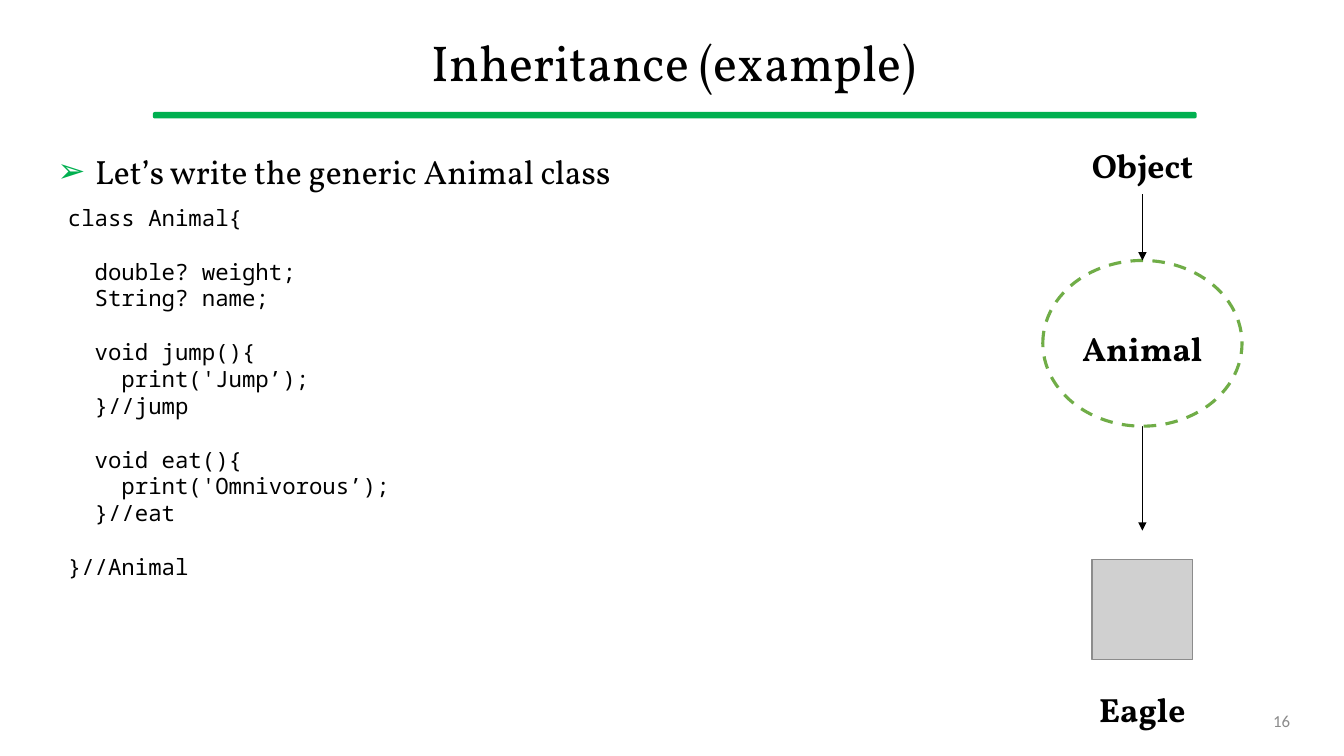
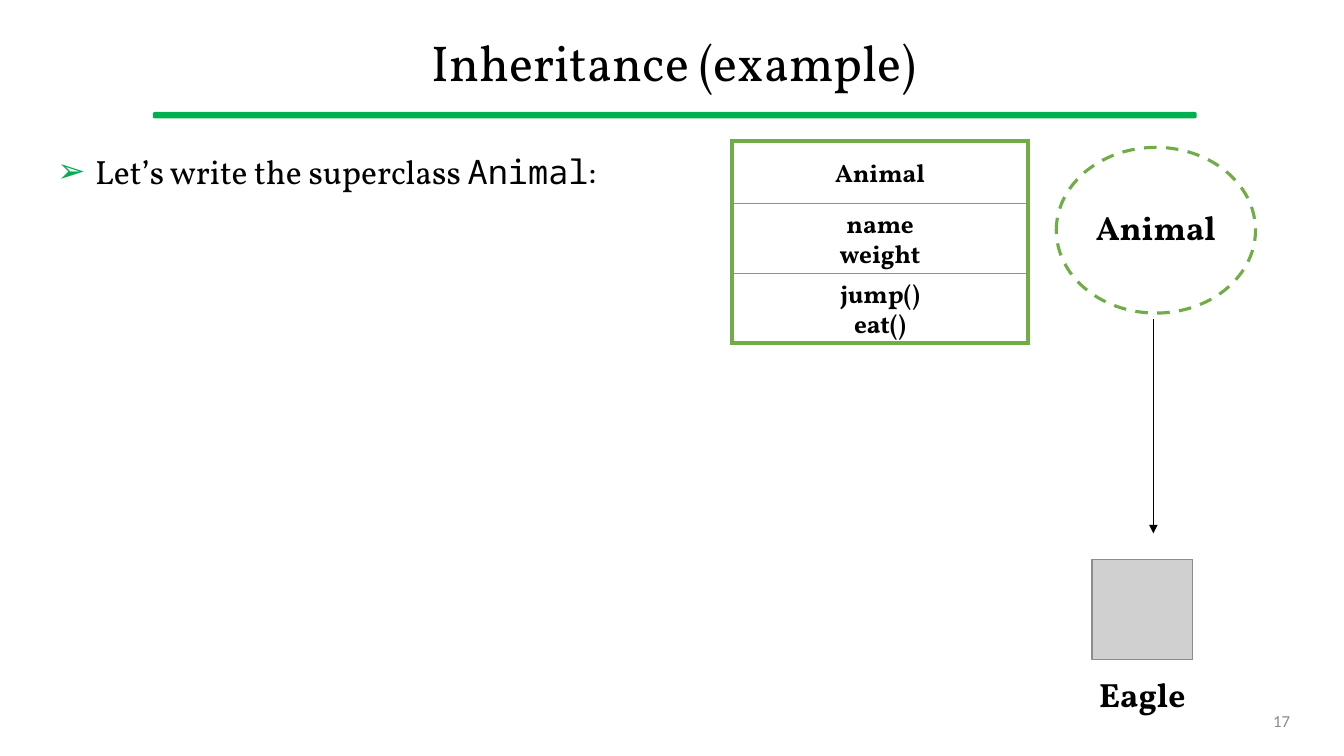
Before and after one commit to gcappon/bwthw, a slide deck: slide 17 of lab_03-dart_101_part_2/lab_03-dart_101_part_2.pptx (slide 16 before the commit). Drawn at 1344x756 pixels with LibreOffice and Linux fonts; fonts in the diff are those of the drawing; grey boxes stand for pictures. Boxes give left, top, right and bottom in pixels: in the first picture for what was removed or moved away, otherwise in the second. Text is boxed around its words. In the diff, an @@ line names an element or a change of style, - is before the commit and + after.

```diff
--- a/lab_03-dart_101_part_2/lab_03-dart_101_part_2.pptx
+++ b/lab_03-dart_101_part_2/lab_03-dart_101_part_2.pptx
@@ rectangle added at [732, 141, 1028, 204], fill #FFFFFF, outline #70AD47 1 pt, 18 pt, text #000000, bold @@
+Animal
@@ rectangle added at [732, 141, 1028, 343], outline #70AD47 3 pt @@
@@ ellipse: place and size @@
-ellipse at [1044, 260, 1243, 425]
+ellipse at [1057, 147, 1256, 313]
@@ text at [95, 158, 597, 193]: text changed @@
-➢ Let’s write the generic Animal class
+➢ Let’s write the superclass Animal:
@@ text removed at [1092, 154, 1193, 187] @@
-Object
@@ text removed at [68, 209, 389, 579] @@
-class Animal{
-double? weight;
-String? name;
-void jump(){
-print('Jump’);
-}//jump
-void eat(){
-print('Omnivorous’);
-}//eat
-}//Animal
@@ rectangle added at [732, 204, 1028, 273], fill #FFFFFF, outline #70AD47 1 pt, 18 pt, text #000000, bold @@
+name
+weight
@@ text "Animal": place and size @@
-text "Animal" at [1082, 337, 1202, 362]
+text "Animal" at [1096, 216, 1216, 241]
@@ arrow removed from (1142, 195) to (1142, 260) @@
@@ rectangle added at [732, 273, 1028, 343], fill #FFFFFF, outline #70AD47 1 pt, 18 pt, text #000000, bold @@
+jump()
+eat()
@@ arrow moved from (1142, 426) - (1142, 530) to (1153, 320) - (1153, 533) @@
@@ text "Eagle": place and size @@
-text "Eagle" at [1099, 698, 1185, 731]
+text "Eagle" at [1099, 683, 1185, 716]
@@ page number at [1273, 716, 1290, 727]: text changed @@
-16
+17
```
Also in this commit, not shown: 8 other slides changed, 58 slides added, 28 slides removed, 19 other files.
